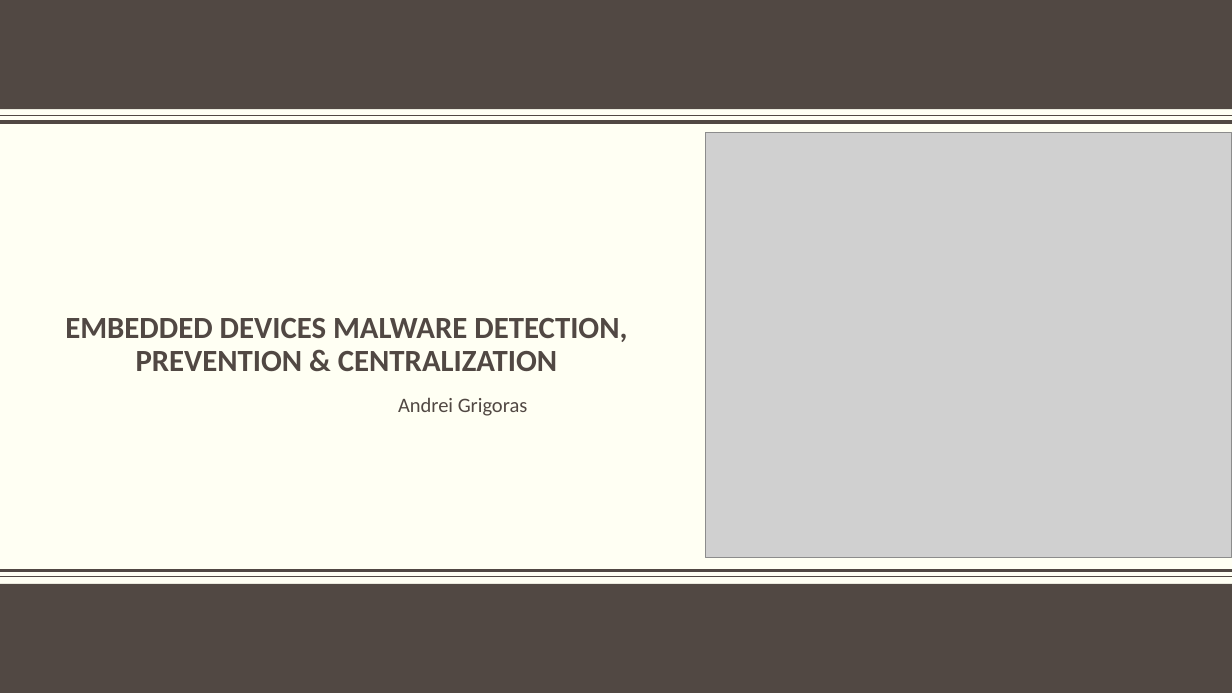
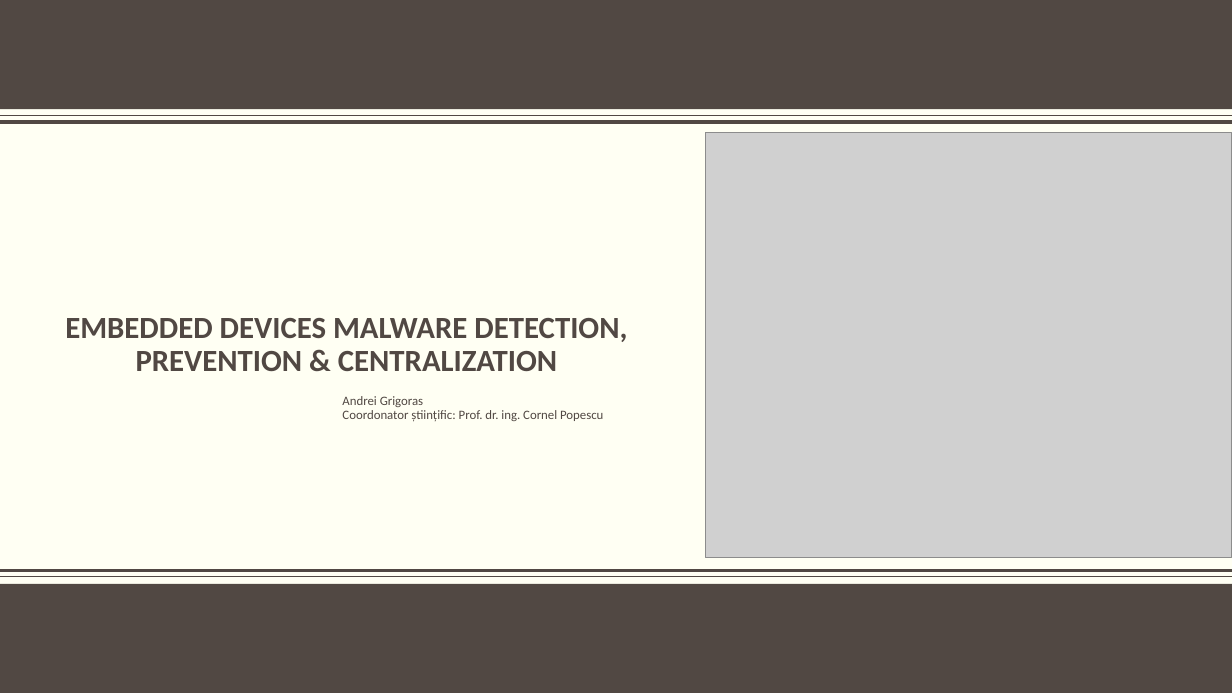
Before and after one commit to KaynRO/Proiect-Licenta, a slide deck: slide 1 of Embedded Devices Malware Detection, Prevention & Centralization.pptx. Drawn at 1232x693 pixels with LibreOffice and Linux fonts; fonts in the diff are those of the drawing; grey boxes stand for pictures; background and template pictures are left out. Boxes give left, top, right and bottom in pixels: in the first picture for what was removed or moved away, otherwise in the second. Text is boxed around its words. In the diff, an @@ line names an element or a change of style, - is before the commit and + after.

```diff
--- a/Embedded Devices Malware Detection, Prevention & Centralization.pptx
+++ b/Embedded Devices Malware Detection, Prevention & Centralization.pptx
@@ subtitle at <box>342,410,603,422</box>: paragraph added @@
+Coordonator științific: Prof. dr. ing. Cornel Popescu
@@ subtitle at <box>342,396,423,407</box>: size 16 to 10 pt in "Andrei Grigoras" @@
@@ subtitle "Andrei Grigoras": place and size @@
-subtitle "Andrei Grigoras" at <box>398,397,528,416</box>
+subtitle "Andrei Grigoras" at <box>342,396,603,422</box>
```
